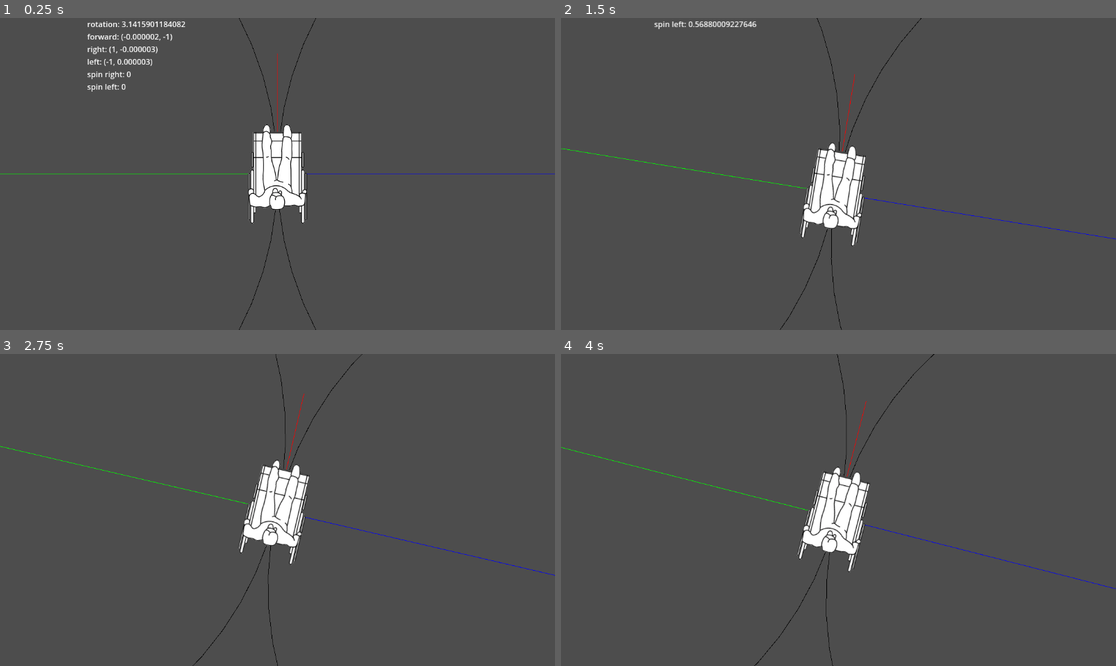
Above: before the commit, frames 1-4 (two rows, left to right).
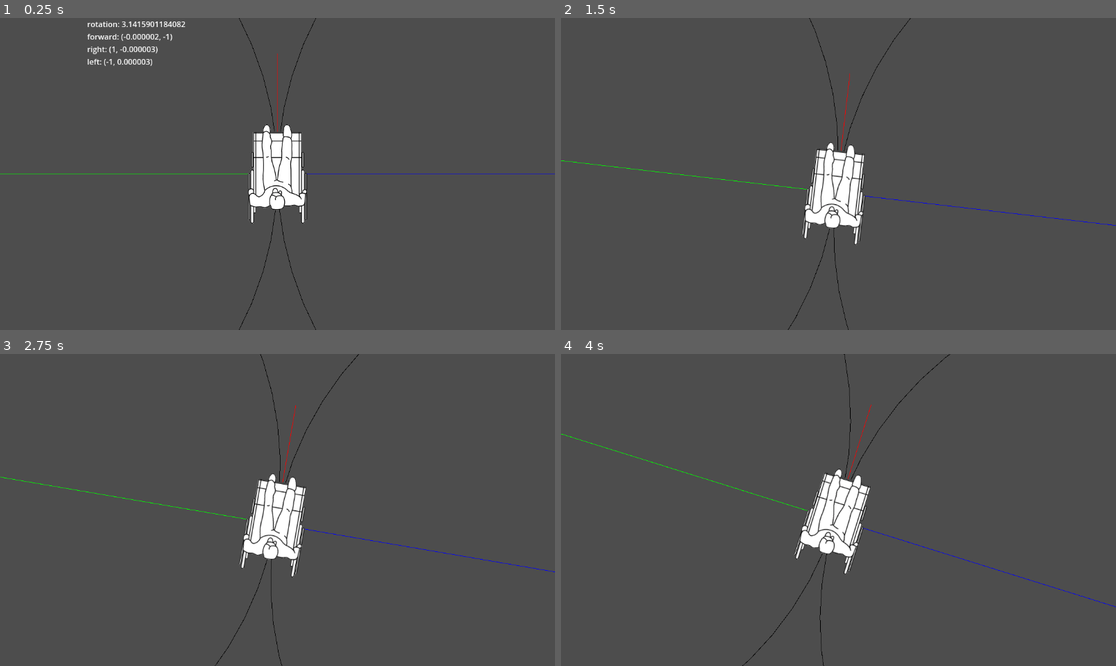
Above: after the commit, the same moments.

Repository: ionn232/Misery
Game: Godot game, scene res://scenes/main_scene.tscn
Two runs of this game, one before a commit and one after it. Both use one fixed random seed, a clock stepped at 60 frames per second and the inputs below.
Inputs:
- Up to frame 1 (0.25 s): no input
- Up to frame 2 (1.5 s): tap Enter at 0.5 s; hold D (Right-wheel-down) 0.53-1.28 s; hold S (Left-wheel-down) from 1.28 s (still down)
- Up to frame 3 (2.75 s): release S (Left-wheel-down) at 2.03 s; hold D (Right-wheel-down) from 2.03 s (still down)
- Up to frame 4 (4 s): release D (Right-wheel-down) at 2.78 s; hold W (Left-wheel-up) 2.78-3.53 s; hold S (Left-wheel-down) from 3.53 s (still down)

The runs differ from the first frame. In frame 1, 0.1% of the frame differs, in the area x 15-24%, y 17-24%; in frame 2, 2.3%; in frame 3, 2.7%, in the area x 0-100%, y 0-100%; in frame 4, 2.2%.

Commit message:
Exploration: speed calculations switched to a per-wheel basis

Diff:
--- a/scenes/exploration_test.tscn
+++ b/scenes/exploration_test.tscn
@@ -17,12 +17,14 @@
 [sub_resource type="RectangleShape2D" id="RectangleShape2D_cpiat"]
 size = Vector2(125, 191)
 
+[sub_resource type="CircleShape2D" id="CircleShape2D_2uhy6"]
+
 [node name="ExplorationTest" type="Node2D"]
 
 [node name="Paul_UC" type="CharacterBody2D" parent="."]
 position = Vector2(400, 400)
 rotation = 3.14159
-script = ExtResource("1_rb686")
+script = ExtResource("1_tv0qa")
 
 [node name="Sprite" type="AnimatedSprite2D" parent="Paul_UC"]
 sprite_frames = SubResource("SpriteFrames_ol0vo")
@@ -41,9 +43,17 @@
 [node name="Collider" type="CollisionPolygon2D" parent="Room_walls"]
 build_mode = 1
 polygon = PackedVector2Array(0, 0, 1100, 0, 1100, 800, 200, 800, 0, 600)
+disabled = true
 
 [node name="DEBUG_label" type="Label" parent="."]
 offset_left = 5.0
 offset_top = 51.0
 offset_right = 6.0
 offset_bottom = 74.0
+
+[node name="Area2D" type="Area2D" parent="."]
+position = Vector2(463, 400)
+rotation = 3.14159
+
+[node name="CollisionShape2D" type="CollisionShape2D" parent="Area2D"]
+shape = SubResource("CircleShape2D_2uhy6")
--- a/scripts/paul_uc.gd
+++ b/scripts/paul_uc.gd
@@ -2,16 +2,19 @@
 
 @onready var debug_label: Label = $"../DEBUG_label"
 
-const IMPULSE = 500.0
-const MAX_SPEED = 600.0
+@export var allow_drift:bool = false
+
+#values per wheel (effectively doubled for player control)
+const IMPULSE = 250.0
+const MAX_SPEED = 300.0
+
 const ROTATION_RADIUS = 700
 const FRICTION = 0.025
-const SPIN_DAMPENING = 0.05
+const SPIN_DAMPENING = 0.005
 const COLLISION_SPEED_LOSS = 0.075 #applied per physics frame
 
-var speed:float = 0.0
-var spin_left:float = 0.0
-var spin_right:float = 0.0
+var speed_right:float = 0.0
+var speed_left: float = 0.0
 
 #TODO: move to physics process scope if drawing is no longer necessary
 var forward:Vector2
@@ -24,50 +27,51 @@
 	var left_forward:bool = Input.is_action_just_pressed("Left-wheel-up")
 	var left_back:bool = Input.is_action_just_pressed("Left-wheel-down")
 
-	if (left_forward || left_back):
-		speed += 0.5 * IMPULSE * ((int(left_forward)*2)-1)
-		spin_right = float(left_forward || left_back)
-	elif (right_forward || right_back):
-		speed += 0.5 * IMPULSE * ((int(right_forward)*2)-1)
-		spin_left = float(right_forward || right_back)
-	#if (left_forward || left_back || right_forward || right_back):
-		#speed = IMPULSE/2 * (float(left_forward) + float(right_forward) - float(left_back) - float(left_forward))
-		##spin_right = float(left_forward || left_back)
-		##spin_left = float(right_forward || right_back)
-	else:
-		speed = move_toward(speed, 0.0, abs(speed) * FRICTION)
-		if (spin_left > 0.0 && spin_right > 0.0):
-			spin_left = maxf(0.0, move_toward(spin_left, 0.0, spin_left * SPIN_DAMPENING))
-			spin_right = maxf(0.0, move_toward(spin_right, 0.0, spin_right * SPIN_DAMPENING))
+	#pushed a wheel
+	if(left_forward || left_back):
+		speed_left += IMPULSE * ((int(left_forward)*2)-1)
+	if(right_forward || right_back):
+		speed_right += IMPULSE * ((int(right_forward)*2)-1)
+
+	speed_left = move_toward(speed_left, 0.0, abs(speed_left) * FRICTION)
+	speed_right = move_toward(speed_right, 0.0, abs(speed_right) * FRICTION)
+
+	#holding a wheel
+	if (Input.is_action_pressed("Left-wheel-up") && Input.is_action_pressed("Left-wheel-down")):
+		speed_left = -speed_right * (1.0 - 0.125) #TODO: calculate value instead of hardcoding
+	if (Input.is_action_pressed("Right-wheel-up") && Input.is_action_pressed("Right-wheel-down")):
+		speed_right = -speed_left * (1.0 - 0.125) #TODO same shit
 
 	#limit speed
-	speed = clampf(speed, -MAX_SPEED, MAX_SPEED)
+	speed_left = clampf(speed_left, -MAX_SPEED, MAX_SPEED)
+	speed_right = clampf(speed_right, -MAX_SPEED, MAX_SPEED)
 
 	#debug instructions
-	debug_label.text = 'speed: ' + str(speed)
+	debug_label.text = 'speed: (' + str(speed_left) + ' , ' + str(speed_right) + ')'
 	debug_label.text += '\nrotation: ' + str(rotation)
 	debug_label.text += '\nforward: ' + str(forward)
 	debug_label.text += '\nright: ' + str(right)
 	debug_label.text += '\nleft: ' + str(left)
-	debug_label.text += '\nspin right: ' + str(spin_right)
-	debug_label.text += '\nspin left: ' + str(spin_left)
 	#end debug
 
-	rotate(((speed*delta)/ROTATION_RADIUS) * spin_right)
-	rotate(-((speed*delta)/ROTATION_RADIUS) * spin_left)
-
+	#rotate according to wheel speeds
+	rotate(-(speed_right*delta)/ROTATION_RADIUS)
+	rotate((speed_left*delta)/ROTATION_RADIUS)
 	forward = transform.x.rotated(PI/2)
 	right = -transform.x
 	left = transform.x
 
-	velocity.x = speed * forward.x
-	velocity.y = speed * forward.y
-
+	#translate speeds into velocity
+	velocity.x = speed_left * forward.x
+	velocity.y = speed_left * forward.y
+	velocity.x += speed_right * forward.x
+	velocity.y += speed_right * forward.y
 
 	var collision:bool = move_and_slide() #applies velocity and checks for collision
 	#reduce speed when collision detected
 	if collision:
-		speed = speed * (1.0 - COLLISION_SPEED_LOSS)
+		speed_right = speed_right * (1.0 - COLLISION_SPEED_LOSS)
+		speed_left = speed_left * (1.0 - COLLISION_SPEED_LOSS)
 
 
 #debug function
--- /dev/null
+++ b/scripts/paul_uc_old.gd
@@ -0,0 +1,102 @@
+extends CharacterBody2D
+
+@onready var debug_label: Label = $"../DEBUG_label"
+
+const IMPULSE = 500.0
+const MAX_SPEED = 600.0
+const ROTATION_RADIUS = 700
+const FRICTION = 0.025
+const SPIN_DAMPENING = 0.005
+const COLLISION_SPEED_LOSS = 0.075 #applied per physics frame
+
+var speed:float = 0.0
+var spin_left:float = 0.0
+var spin_right:float = 0.0
+var rotation_offset = ROTATION_RADIUS
+
+#TODO: move to physics process scope if drawing is no longer necessary
+var forward:Vector2
+var left:Vector2
+var right:Vector2
+
+func _physics_process(delta: float) -> void:
+	var right_forward:bool = Input.is_action_just_pressed("Right-wheel-up")
+	var right_back:bool = Input.is_action_just_pressed("Right-wheel-down")
+	var left_forward:bool = Input.is_action_just_pressed("Left-wheel-up")
+	var left_back:bool = Input.is_action_just_pressed("Left-wheel-down")
+
+	#pushed a wheel
+	if((left_forward && right_forward) || (left_back && right_back)):
+		#move straight
+		speed += IMPULSE * ((int(left_forward)*2)-1)
+		spin_left = 1
+		spin_right = 1
+	elif((left_forward && right_back) || (right_forward && left_back)):
+		#rotate around center
+		var test = 1
+	elif (left_forward || left_back):
+		#rotate around distant point (advance straight with a bit of deviation)
+		speed += 0.5 * IMPULSE * ((int(left_forward)*2)-1)
+		spin_right = float(left_forward || left_back)
+		spin_left *= 0.5
+		rotation_offset = ROTATION_RADIUS
+	elif (right_forward || right_back):
+		#rotate around distant point (advance straight with a bit of deviation)
+		speed += 0.5 * IMPULSE * ((int(right_forward)*2)-1)
+		spin_left = float(right_forward || right_back)
+		spin_right *= 0.5
+		rotation_offset = ROTATION_RADIUS
+	else:
+		speed = move_toward(speed, 0.0, abs(speed) * FRICTION)
+		#spin_left = maxf(0.0, move_toward(spin_left, 0.0, spin_left * SPIN_DAMPENING))
+		#spin_right = maxf(0.0, move_toward(spin_right, 0.0, spin_right * SPIN_DAMPENING))
+		if (spin_left > 0.0 && spin_right > 0.0):
+			spin_left = move_toward(spin_left, 0.0, SPIN_DAMPENING)
+			spin_right = move_toward(spin_right, 0.0, SPIN_DAMPENING)
+
+	#holding a wheel
+	if (Input.is_action_pressed("Left-wheel-up") && Input.is_action_pressed("Left-wheel-down")):
+		spin_right = 0
+		rotation_offset = 50
+	elif (Input.is_action_pressed("Right-wheel-up") && Input.is_action_pressed("Right-wheel-down")):
+		spin_left = 0
+		rotation_offset = 50
+
+	#limit speed
+	speed = clampf(speed, -MAX_SPEED, MAX_SPEED)
+
+	#debug instructions
+	debug_label.text = 'speed: ' + str(speed)
+	debug_label.text += '\nrotation: ' + str(rotation)
+	debug_label.text += '\nforward: ' + str(forward)
+	debug_label.text += '\nright: ' + str(right)
+	debug_label.text += '\nleft: ' + str(left)
+	debug_label.text += '\nspin right: ' + str(spin_right)
+	debug_label.text += '\nspin left: ' + str(spin_left)
+	#end debug
+
+	rotate(((speed*delta)/rotation_offset) * spin_right)
+	rotate(-((speed*delta)/rotation_offset) * spin_left)
+
+	forward = transform.x.rotated(PI/2)
+	right = -transform.x
+	left = transform.x
+
+	velocity.x = speed * forward.x
+	velocity.y = speed * forward.y
+
+
+	var collision:bool = move_and_slide() #applies velocity and checks for collision
+	#reduce speed when collision detected
+	if collision:
+		speed = speed * (1.0 - COLLISION_SPEED_LOSS)
+
+
+#debug function
+func _draw():
+	draw_circle(Vector2(ROTATION_RADIUS,0), ROTATION_RADIUS, Color.BLACK, false, 1)
+	draw_circle(Vector2(-ROTATION_RADIUS,0), ROTATION_RADIUS, Color.BLACK, false, 1)
+
+	draw_line(Vector2(0.0,0.0), + (global_transform.basis_xform_inv(forward) * 250), Color.RED, 1)
+	draw_line(Vector2(0,0), Vector2(0,0) + (global_transform.basis_xform_inv(left) * ROTATION_RADIUS), Color.GREEN, 1)
+	draw_line(Vector2(0,0), Vector2(0,0) + (global_transform.basis_xform_inv(right) * ROTATION_RADIUS), Color.BLUE, 1)
Not shown: 1 places in scenes/exploration_test.tscn that only renumber resources
